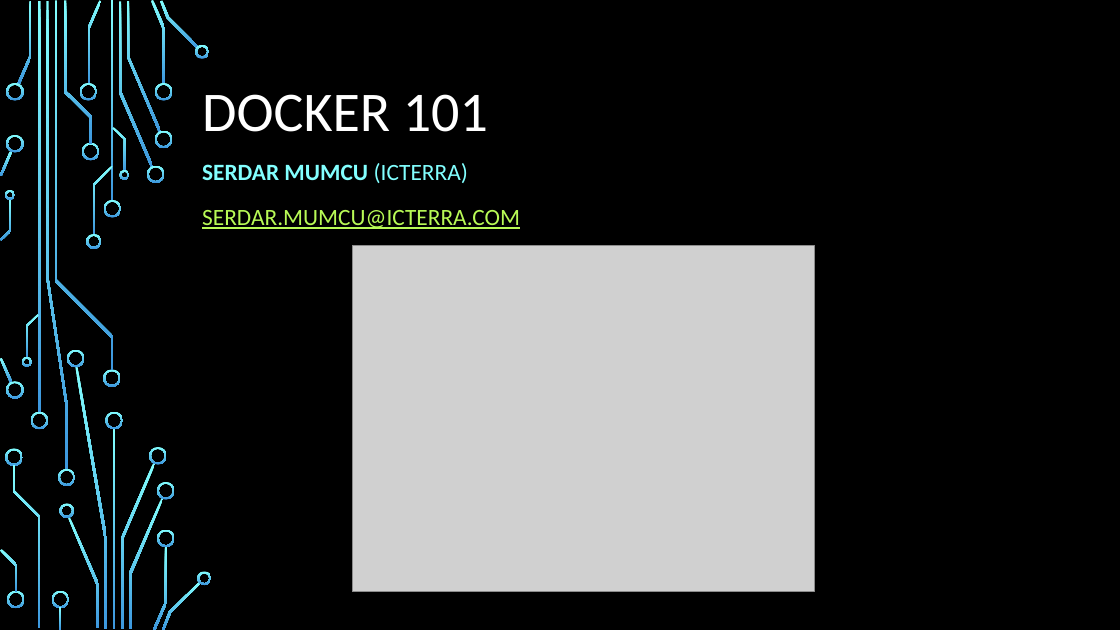
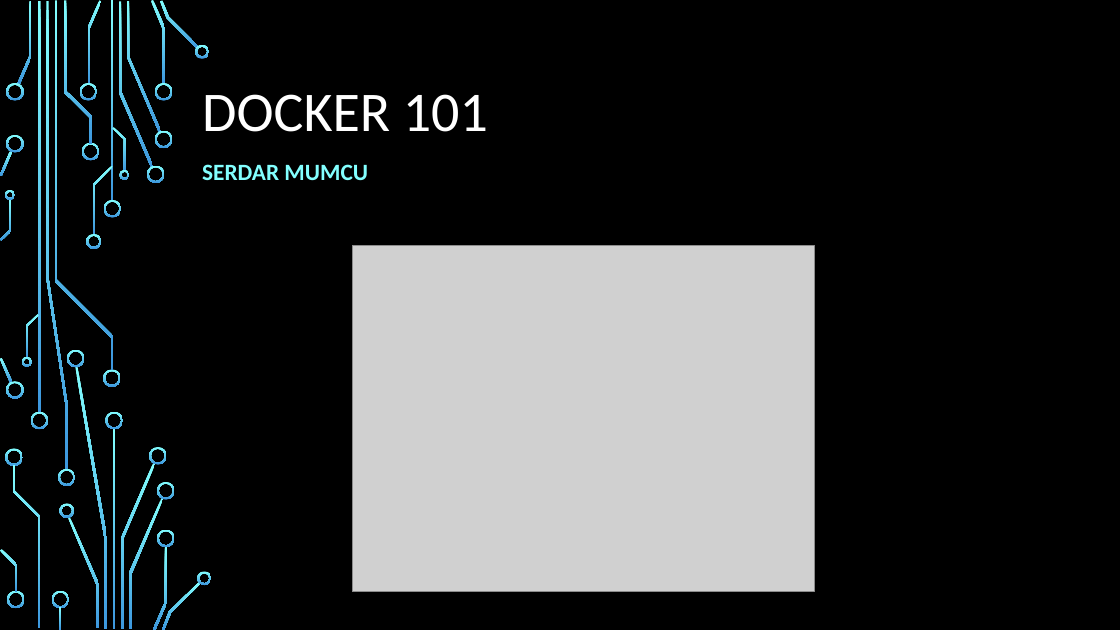
Before and after one commit to serdarmumcu/dockertraining, a slide deck: slide 1 of DOCKER 101.pptx. Drawn at 1120x630 pixels with LibreOffice and Linux fonts; fonts in the diff are those of the drawing; grey boxes stand for pictures; background and template pictures are left out. Boxes give left, top, right and bottom in pixels: in the first picture for what was removed or moved away, otherwise in the second. Text is boxed around its words. In the diff, an @@ line names an element or a change of style, - is before the commit and + after.

Commit message:
cleaning

```diff
--- a/DOCKER 101.pptx
+++ b/DOCKER 101.pptx
@@ subtitle at [202, 164, 368, 180]: text changed; text colour #B8FA56 to #82FFFF; bold on @@
-SERDAR MUMCU (ICTERRA)
-SERDAR.MUMCU@ICTERRA.COM
+SERDAR MUMCU
```
